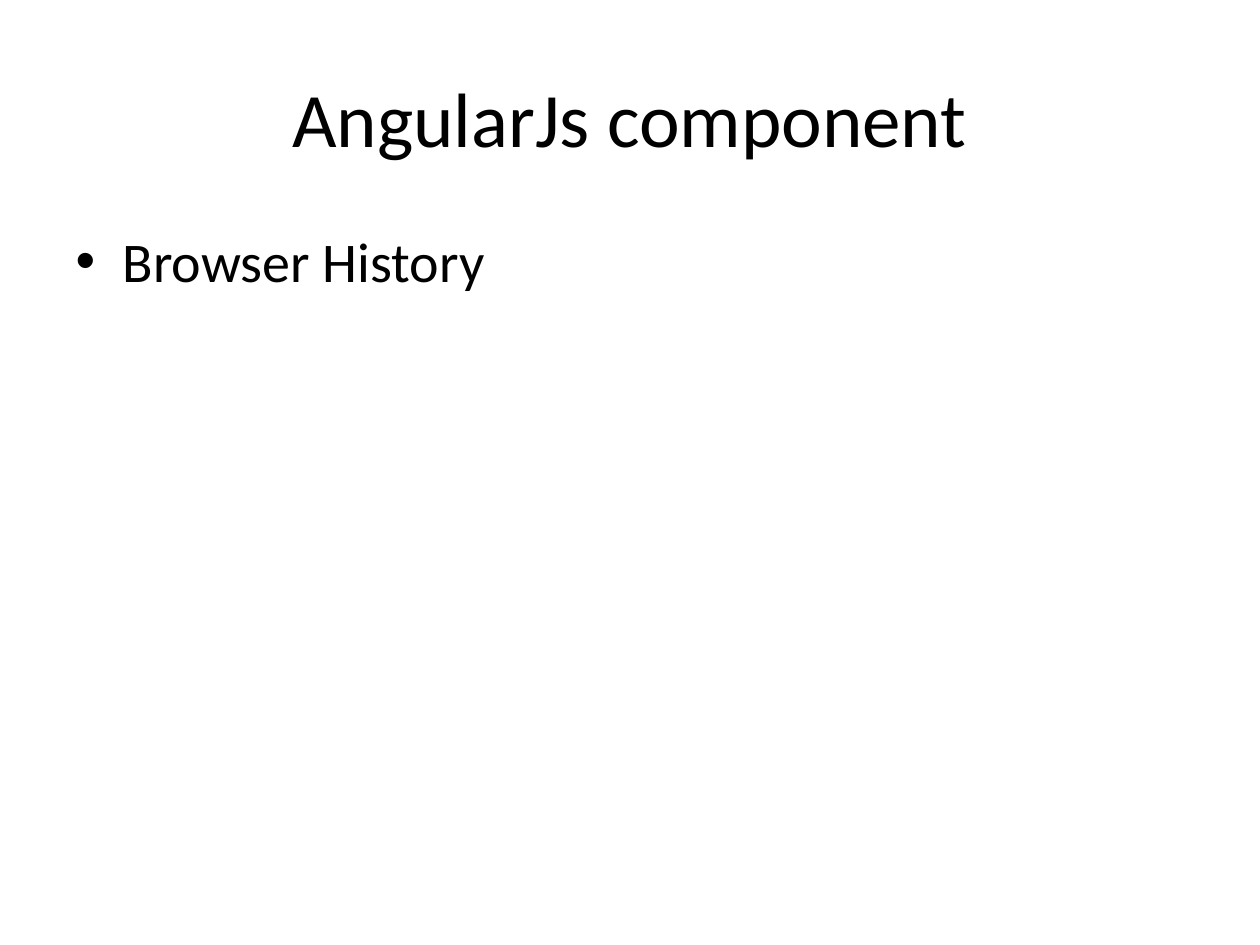
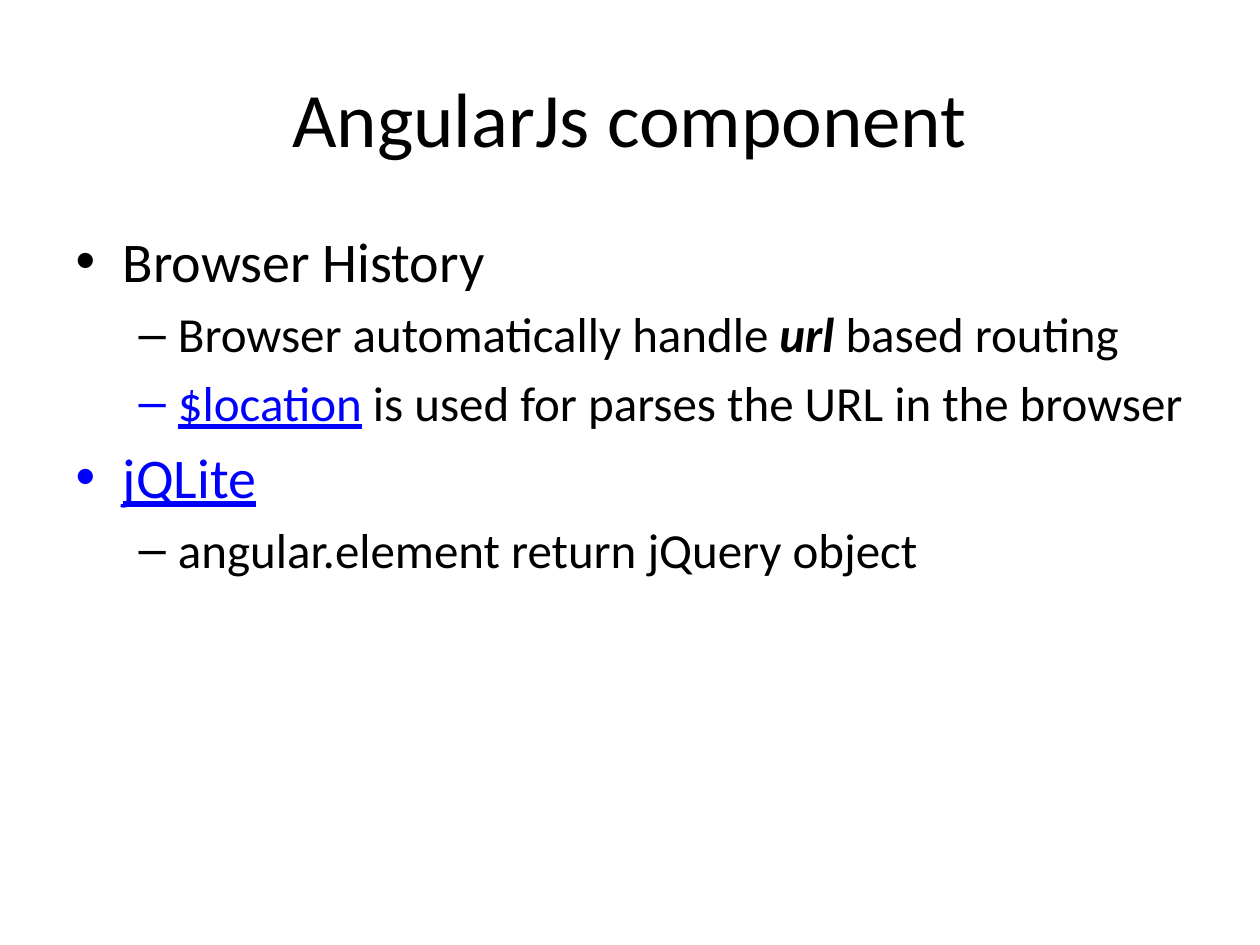
Before and after one commit to tasnim-reza/angularjs-class, a slide deck: slide 21 of class-2-Basic AngularJs/slides/basic angularjs.pptx. Drawn at 1260x945 pixels with LibreOffice and Linux fonts; fonts in the diff are those of the drawing. Boxes give left, top, right and bottom in pixels: in the first picture for what was removed or moved away, otherwise in the second. Text is boxed around its words. In the diff, an @@ line names an element or a change of style, - is before the commit and + after.

Commit message:
added angularjs component description class-2

```diff
--- a/class-2-Basic AngularJs/slides/basic angularjs.pptx
+++ b/class-2-Basic AngularJs/slides/basic angularjs.pptx
@@ text at bbox=[123, 317, 1183, 577]: paragraphs added @@
+  – Browser automatically handle url based routing
+  – $location is used for parses the URL in the browser
+• jQLite
+  – angular.element return jQuery object
```
Also in this commit, not shown: 14 other slides changed, 1 slide added, 1 slide removed, 7 other files.
